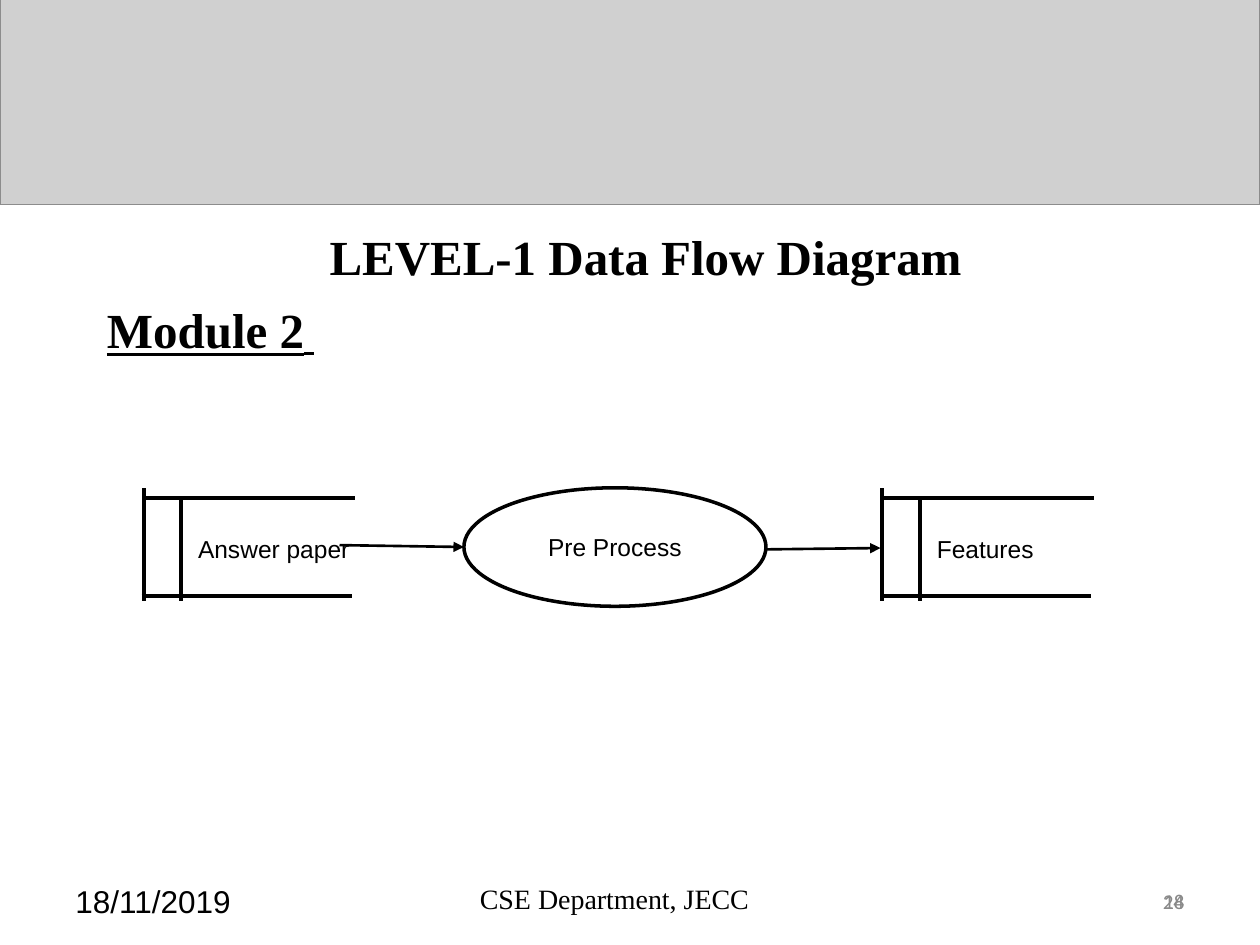
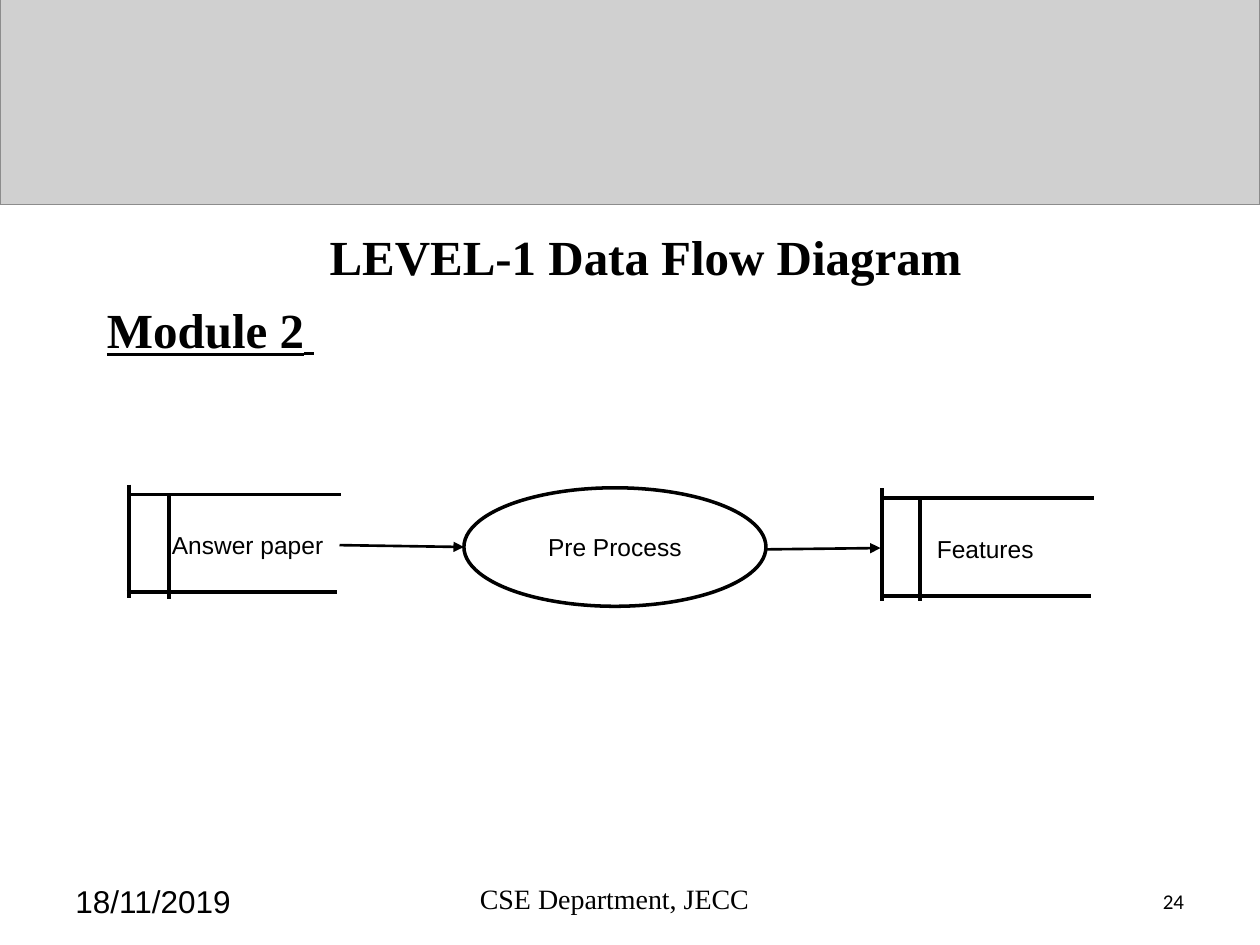
Before and after one commit to sreeragrnandan/Design-Project, a slide deck: slide 24 of DP G7 final review.pptx. Drawn at 1260x945 pixels with LibreOffice and Linux fonts; fonts in the diff are those of the drawing; grey boxes stand for pictures. Boxes give left, top, right and bottom in pixels: in the first picture for what was removed or moved away, otherwise in the second. Text is boxed around its words. In the diff, an @@ line names an element or a change of style, - is before the commit and + after.

```diff
--- a/DP G7 final review.pptx
+++ b/DP G7 final review.pptx
@@ line moved from (181, 498) - (181, 601) to (169, 495) - (169, 598) @@
@@ text "Answer paper": place and size @@
-text "Answer paper" at [198,541,350,563]
+text "Answer paper" at [172,537,323,559]
@@ 3 lines: place and size @@
-3 lines at [141,489,355,601]
+3 lines at [127,485,340,597]
@@ page number at [1163,895,1184,909]: text colour #898989 to #000000 @@
@@ text removed at [1163,895,1184,909] @@
-18
```
Also in this commit, not shown: 28 other slides changed, 43 other files.
